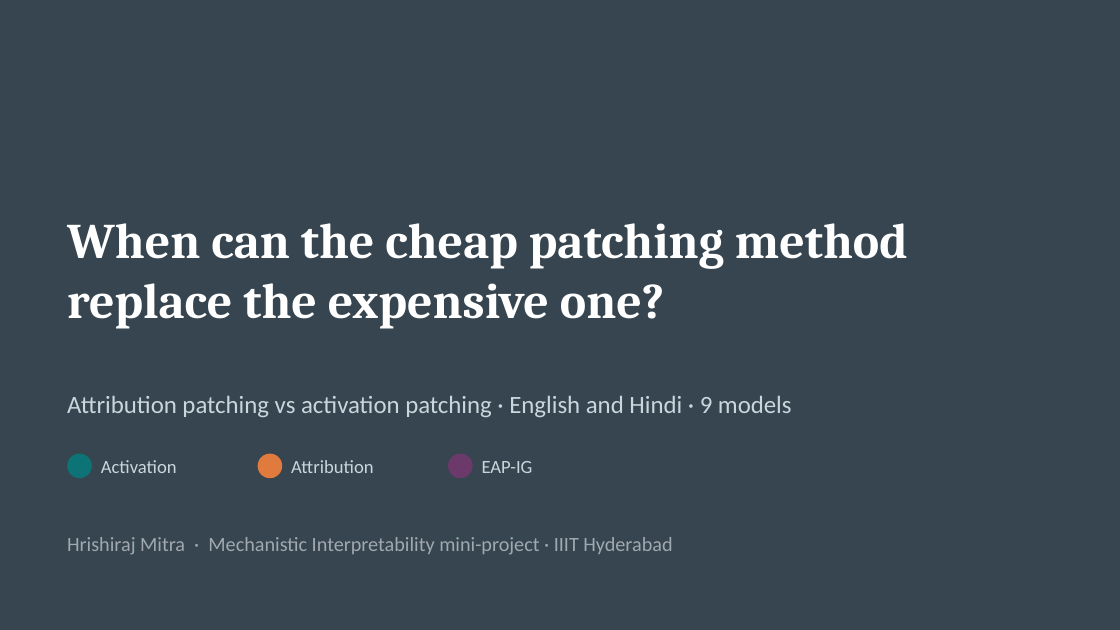
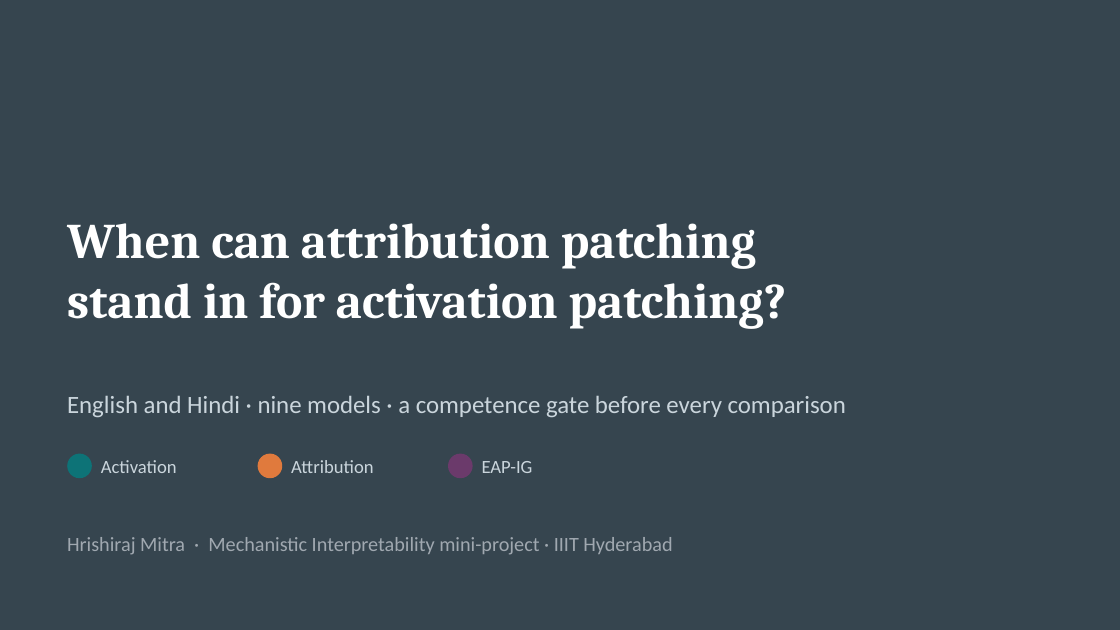
Before and after one commit to hrishirajmitra/attrp-ap-hindi, a slide deck: slide 1 of slides/results/results_deck.pptx. Drawn at 1120x630 pixels with LibreOffice and Linux fonts; fonts in the diff are those of the drawing. Boxes give left, top, right and bottom in pixels: in the first picture for what was removed or moved away, otherwise in the second. Text is boxed around its words. In the diff, an @@ line names an element or a change of style, - is before the commit and + after.

```diff
--- a/slides/results/results_deck.pptx
+++ b/slides/results/results_deck.pptx
@@ title at (x1=67, y1=223, x2=787, y2=329): text changed @@
-When can the cheap patching method
-replace the expensive one?
+When can attribution patching
+stand in for activation patching?
@@ text at (x1=67, y1=396, x2=846, y2=417): text changed @@
-Attribution patching vs activation patching · English and Hindi · 9 models
+English and Hindi · nine models · a competence gate before every comparison
```
Also in this commit, not shown: 11 other slides changed, 5 other files.
